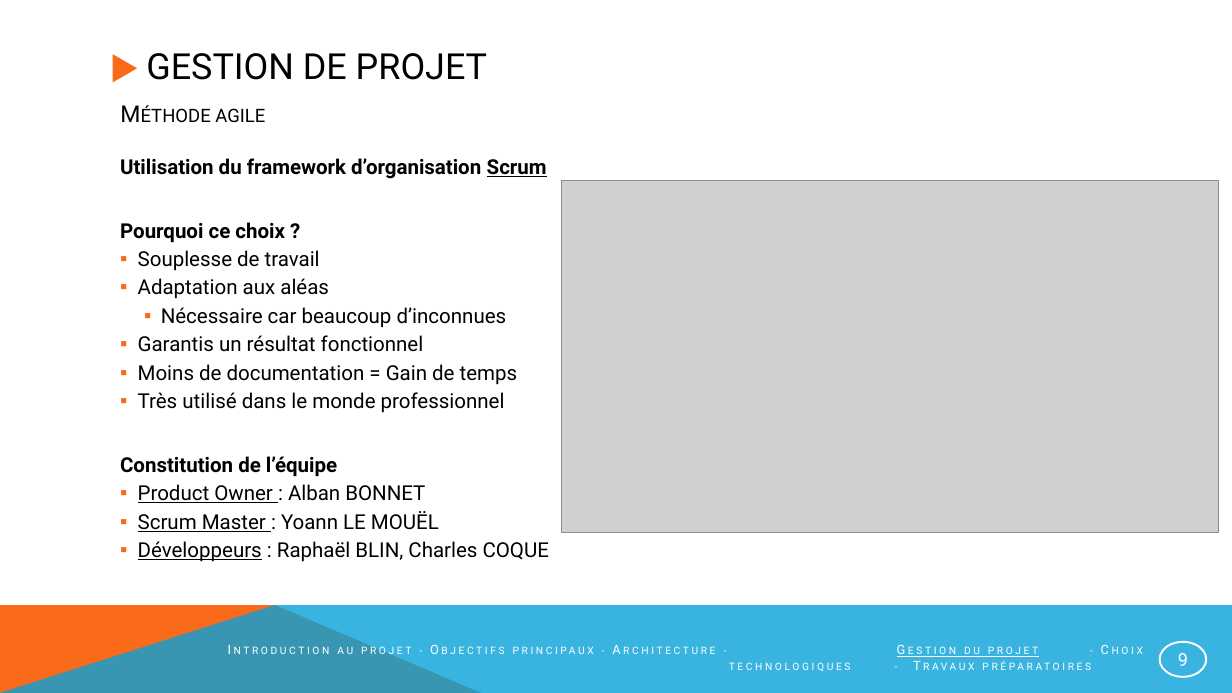
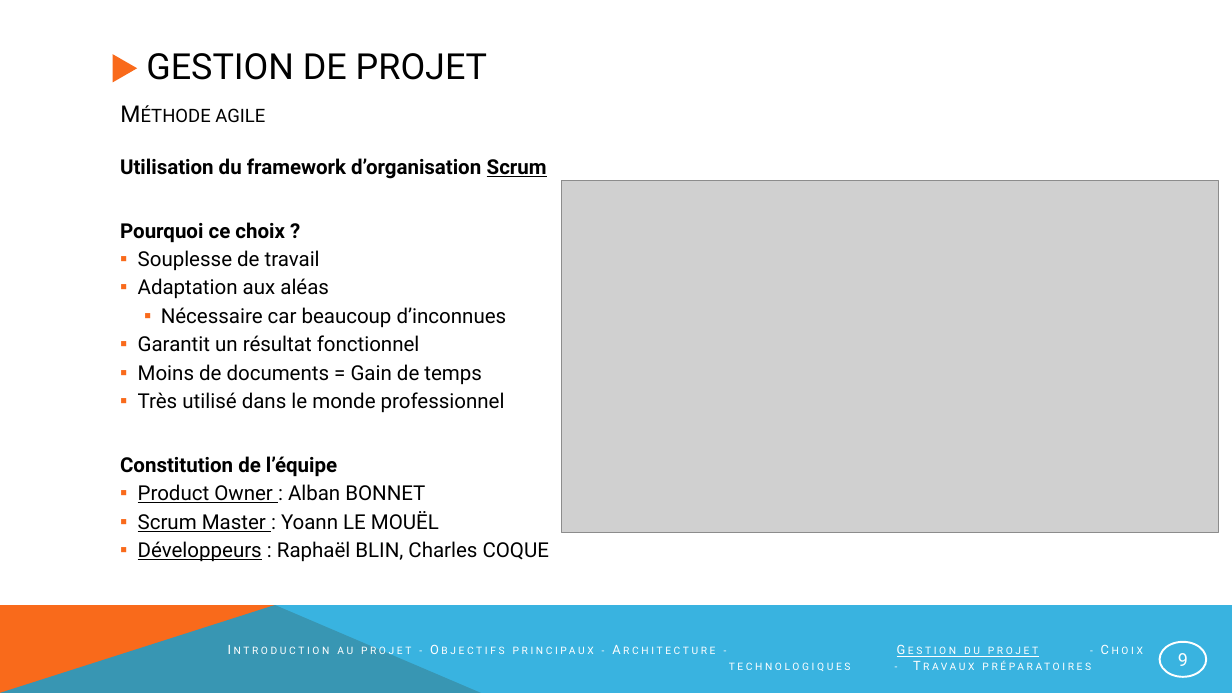
Before and after one commit to NotAVeryIntelligentSystem/NARVIS, a slide deck: slide 9 of Presentation/PrésentationNarvis_2.pptx. Drawn at 1232x693 pixels with LibreOffice and Linux fonts; fonts in the diff are those of the drawing; grey boxes stand for pictures. Boxes give left, top, right and bottom in pixels: in the first picture for what was removed or moved away, otherwise in the second. Text is boxed around its words. In the diff, an @@ line names an element or a change of style, - is before the commit and + after.

```diff
--- a/Presentation/PrésentationNarvis_2.pptx
+++ b/Presentation/PrésentationNarvis_2.pptx
@@ text at (138,335,482,385): text changed @@
-  ▪ Garantis un résultat fonctionnel
-  ▪ Moins de documentation = Gain de temps
+  ▪ Garantit un résultat fonctionnel
+  ▪ Moins de documents = Gain de temps
```
Also in this commit, not shown: 8 other slides changed.
